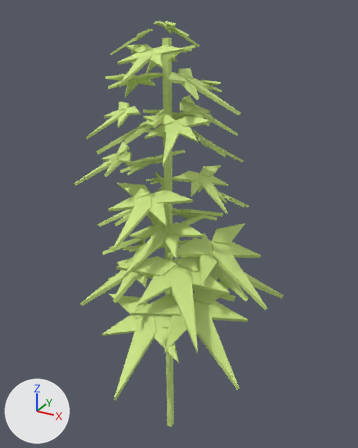
The FBX model Assets/Scenes/MainGame/tree.fbx as it was, and as the next commit left it.
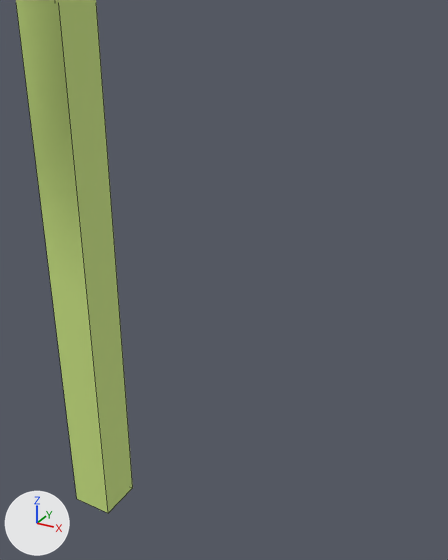
There are two pictures of each version: one whole from a 50 mm camera at (0.585, -1.008, 0.94) aimed at (0.002, 0.052, 0.41), one close up from a 50 mm camera at (0.131, -0.142, -0.078) aimed at (0.035, 0.031, -0.164). The axes (+X, +Y, +Z) are drawn at lower left. The lights are the same throughout. The close-ups show mesh edges as thin lines. Where no turn or scale is listed for an object, it has been applied to the vertices. Vertices at the same position are counted once.
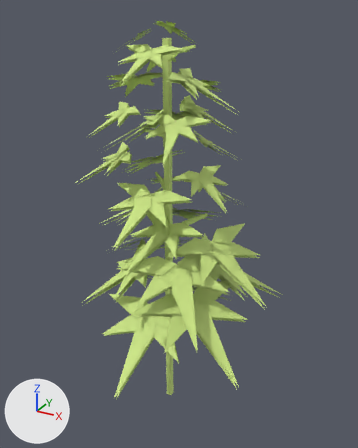
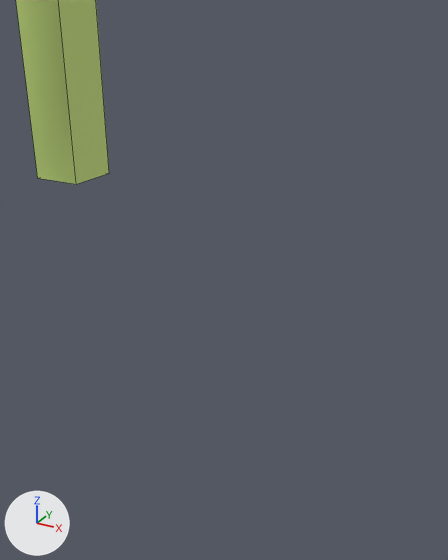
Where the change shows, as pixel boxes (x1, y1, x2, y2) in the close-ups (448 x 560 px):
'Cube.021', reshaped: before (16, 0, 133, 513); after (16, 0, 109, 184)

Diff of the bpy script that builds the scene:
```diff
--- a/Assets/Scenes/MainGame/tree.fbx.py
+++ b/Assets/Scenes/MainGame/tree.fbx.py
@@ me_cube_028 @@
 me_cube_028.from_pydata(...)  # 104 vertices, 82 faces; spans x -0.071..0.081, y -0.083..0.108, z -0.25..0.875
 # used by ob_cube_021; location = (0.0, 0.0, 0.0)
 # verts and faces of me_cube_028; kept vertices keep their numbers, new ones are numbered from 104
 # before: 0 (-0.008, -0.008, -0.25) at pixel (76, 498), 2 (-0.008, 0.008, -0.25), 4 (0.008, -0.008, -0.25) at pixel (108, 513), 6 (0.008, 0.008, -0.25) at pixel (132, 487)
+# me_cube_028 part 1
+delete_faces([(0, 2, 6, 4)])
+for i in [0, 2, 4, 6]: verts[i] += (0.0, 0.0, 0.125)
 me_cube_028.materials.append(mat_yabagrass)
```
